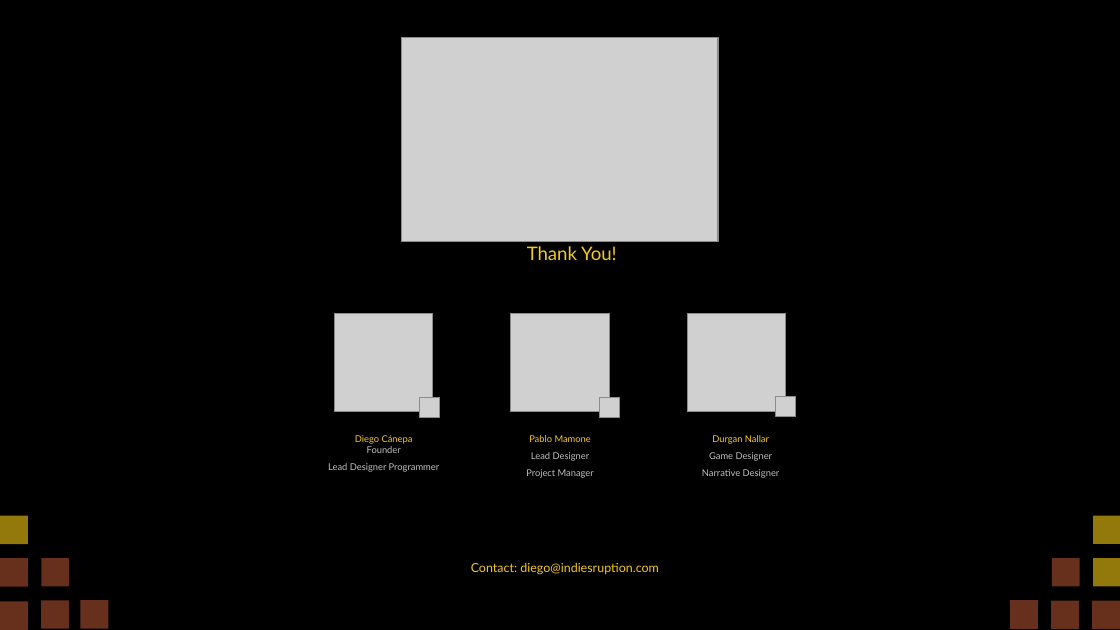
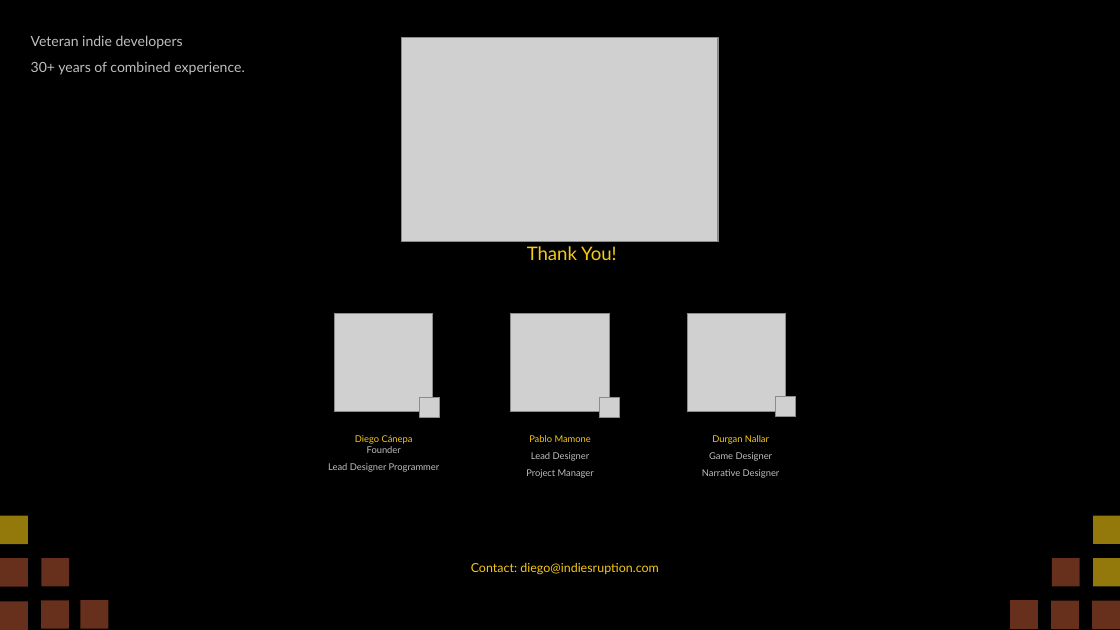
Before and after one commit to diegohcanepa/Remizione, a slide deck: slide 14 of Pitch Deck.pptx (slide 21 before the commit). Drawn at 1120x630 pixels with LibreOffice and Linux fonts; fonts in the diff are those of the drawing; grey boxes stand for pictures. Boxes give left, top, right and bottom in pixels: in the first picture for what was removed or moved away, otherwise in the second. Text is boxed around its words. In the diff, an @@ line names an element or a change of style, - is before the commit and + after.

```diff
--- a/Pitch Deck.pptx
+++ b/Pitch Deck.pptx
@@ text added at bbox=[31, 35, 245, 75], 9 pt, text #BFBFBF @@
+Veteran indie developers
+30+ years of combined experience.
```
Also in this commit, not shown: 7 other slides changed, 2 slides added, 9 slides removed, 22 other files.
